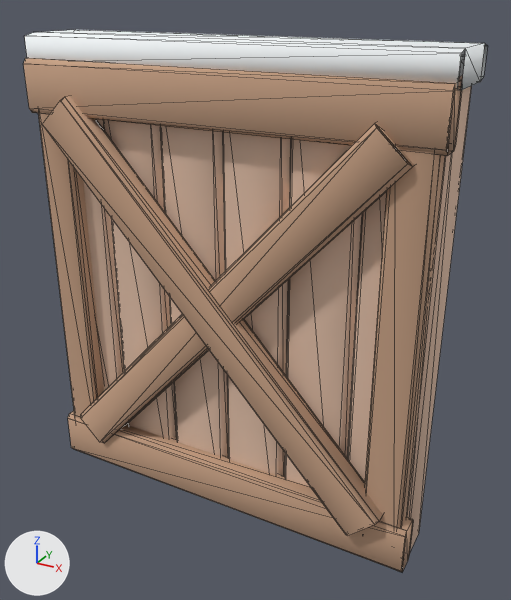
A saved change to the OBJ model HavenlineLevel1/assets/field_camp/snowbound_gate_leaf.obj.
Rendered twice from a 50 mm lens placed at (0.902, -1.536, 1.469), pointed at (0.054, 0.006, 0.698). The axes (+X, +Y, +Z) are drawn at lower left. The lights are the same throughout. The older version comes first. Mesh edges are drawn as thin lines. Where no turn or scale is listed for an object, it has been applied to the vertices. Vertices at exactly the same position are counted once.

The older version as bpy lines, for what is in view:
```python
me_snowbound_gate_leaf = bpy.data.meshes.new('snowbound_gate_leaf')
me_snowbound_gate_leaf.from_pydata(...)  # 304 vertices, 380 faces; spans x -0.562..0.562, y -0.16..0.113, z 0.065..1.365
# faces by material slot: [120, 140, 120]
me_snowbound_gate_leaf.materials.append(mat_timber)  # beige #e2c0aa
me_snowbound_gate_leaf.materials.append(mat_snow)  # white #f9fdff
me_snowbound_gate_leaf.materials.append(mat_timber_dark)  # beige #c5a084
ob_snowbound_gate_leaf = bpy.data.objects.new('snowbound_gate_leaf', me_snowbound_gate_leaf)
ob_snowbound_gate_leaf.location = (0.0, 0.0, 0.0)
```
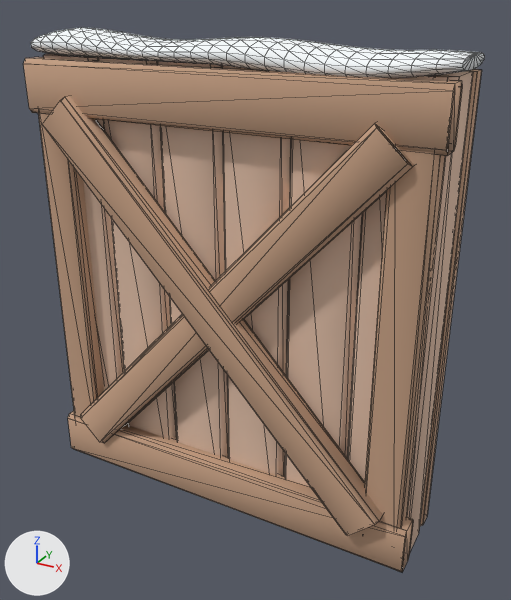
Edits to the scene script, one JSON object a line:
```json
{"block": "me_snowbound_gate_leaf", "where": "# used by ob_snowbound_gate_leaf; location = (0.0, 0.0, 0.0)"}
{"op": "remove", "block": "me_snowbound_gate_leaf", "code": "me_snowbound_gate_leaf.from_pydata(...)  # 304 vertices, 380 faces; spans x -0.562..0.562, y -0.16..0.113, z 0.065..1.365"}
{"op": "add", "block": "me_snowbound_gate_leaf", "code": "me_snowbound_gate_leaf.from_pydata(...)  # 606 vertices, 1016 faces; spans x -0.562..0.562, y -0.16..0.134, z 0.065..1.376"}
{"block": "me_snowbound_gate_leaf", "change": "me_snowbound_gate_leaf part 1: the loose piece of 16 vertices spanning x 0.366..0.549, y -0.082..0.083, z 1.302..1.34 is scaled about its middle by (0.522, 0.352, 32.1), then moved by (0.047, 0.105, -0.63), in mat_timber_dark (beige #c5a084)"}
{"block": "me_snowbound_gate_leaf", "change": "me_snowbound_gate_leaf part 2: the loose piece of 16 vertices spanning x -0.562..0.562, y -0.112..0.113, z 1.287..1.365 is scaled about its middle by (0.824, 0.249, 1.15), then moved by (0.0, 0.101, -1.203), in mat_timber_dark (beige #c5a084)"}
{"block": "me_snowbound_gate_leaf", "change": "me_snowbound_gate_leaf part 3: a new loose piece of 350 vertices spanning x -0.562..0.562, y -0.117..0.117, z 1.28..1.376, in mat_snow (white #f9fdff)"}
{"block": "me_snowbound_gate_leaf", "change": "other edits to the shape of me_snowbound_gate_leaf do not show in these pictures"}
```

Changed parts and their boxes (x1, y1, x2, y2) in the pictures (511 x 600 px; the box of a moved part takes in the faces that stretch with it):
```json
{"object": "snowbound_gate_leaf", "change": "reshaped", "before": [24, 30, 488, 572], "after": [24, 28, 484, 572]}
{"part": 1, "of": "me_snowbound_gate_leaf", "change": "moved or reshaped", "before": [459, 55, 465, 77], "after": [420, 69, 482, 526], "on screen": "mostly hidden before"}
{"part": 2, "of": "me_snowbound_gate_leaf", "change": "moved or reshaped", "before": [24, 30, 488, 90], "on screen": "not visible afterwards"}
{"part": 3, "of": "me_snowbound_gate_leaf", "change": "added", "after": [31, 28, 484, 78]}
```
